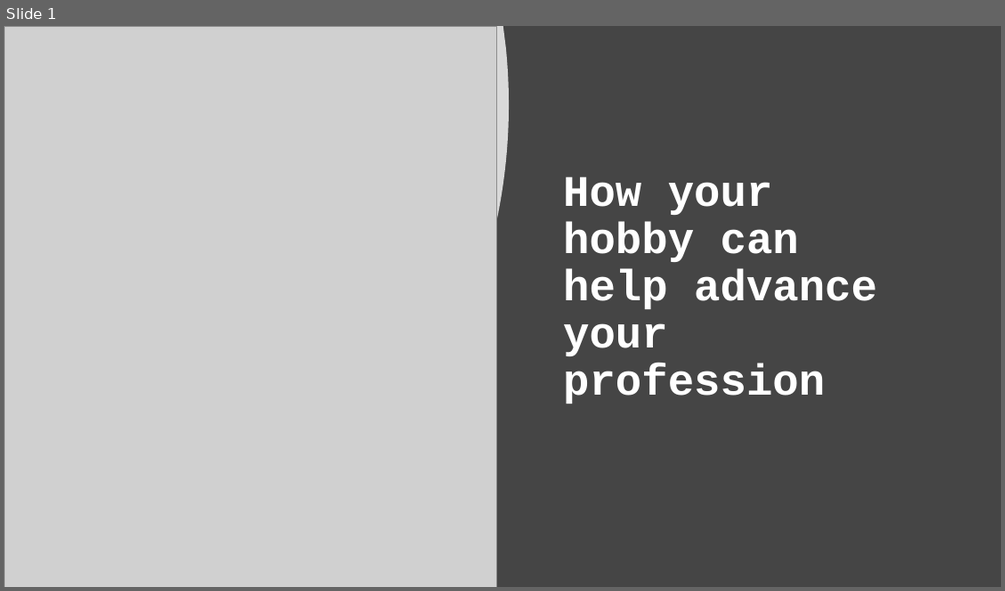
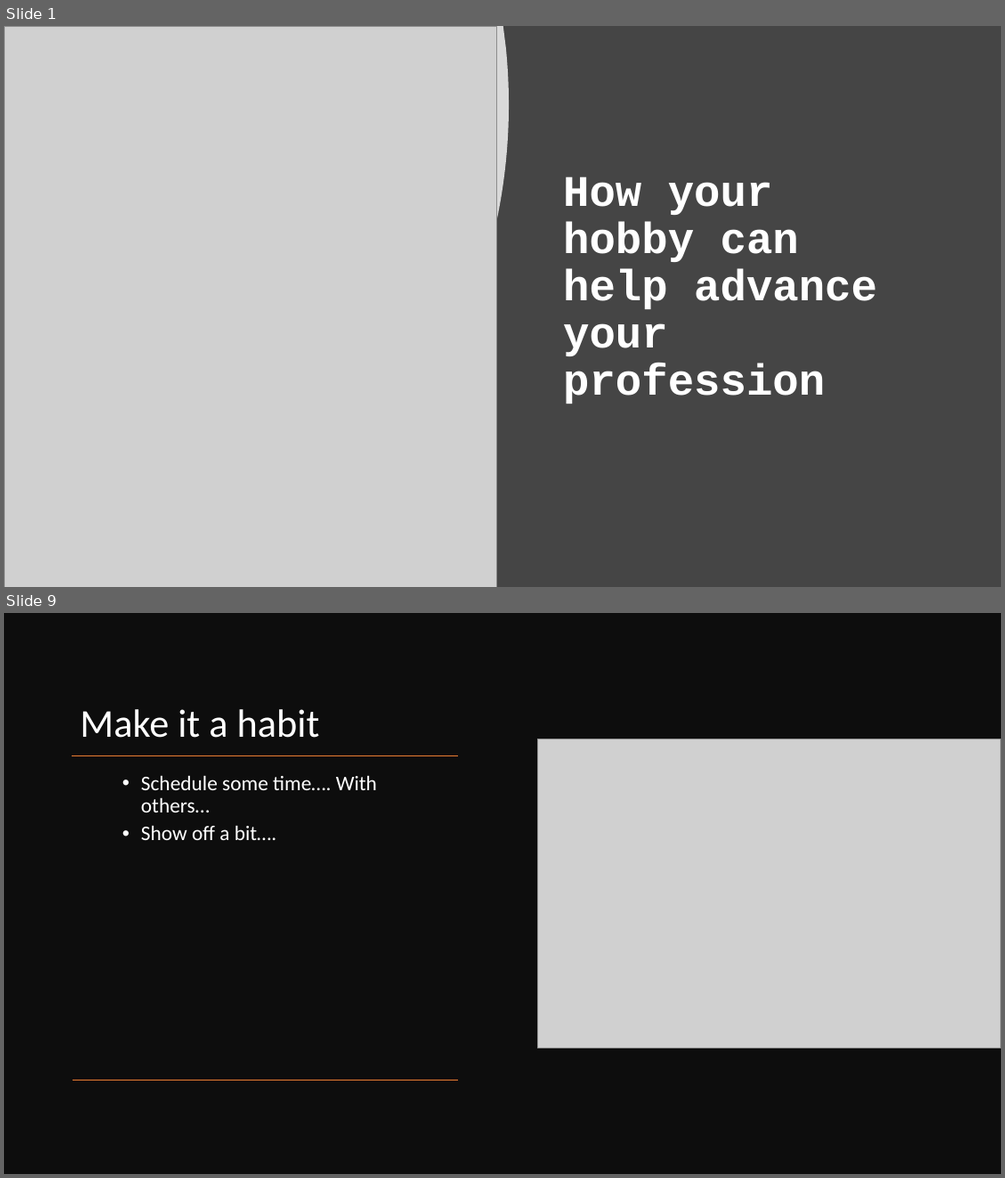
Before and after one commit to pulcher/hobby-helps-profession, a slide deck: How your hobby can help advance your profession.pptx. Shown one above the other, each under a label of ours: slide 1 before the commit, slides 1 and 9 after it; the slides between them are not shown. The pictures are 1005x591 and 1005x1178 pixels, drawn with LibreOffice and Linux fonts; fonts in the diff are those of the drawing; grey boxes stand for pictures. Boxes give left, top, right and bottom in pixels: in the first picture for what was removed or moved away, otherwise in the second. Text is boxed around its words. In the diff, an @@ line names an element or a change of style, - is before the commit and + after.

```diff
--- a/How your hobby can help advance your profession.pptx
+++ b/How your hobby can help advance your profession.pptx
@@ slide 9 added at <box>4,613,1001,1174</box>, background #FFFFFF @@
@@ rectangle added at <box>4,613,1001,1174</box>, fill #0D0D0D @@
@@ title added at <box>80,709,320,738</box>, 38 pt, text #FFFFFF @@
+Make it a habit
@@ picture added at <box>538,739,1001,1047</box> @@
@@ line added from (458, 755) to (72, 755), #ED7D31 1 pt @@
@@ text added at <box>141,775,377,840</box>, 20 pt, text #FFFFFF @@
+  • Schedule some time…. With others…
+  • Show off a bit….
@@ line added from (458, 1079) to (72, 1079), #ED7D31 1 pt @@
```
Also in this commit, not shown: 1 slide changed, 13 other slides added.
